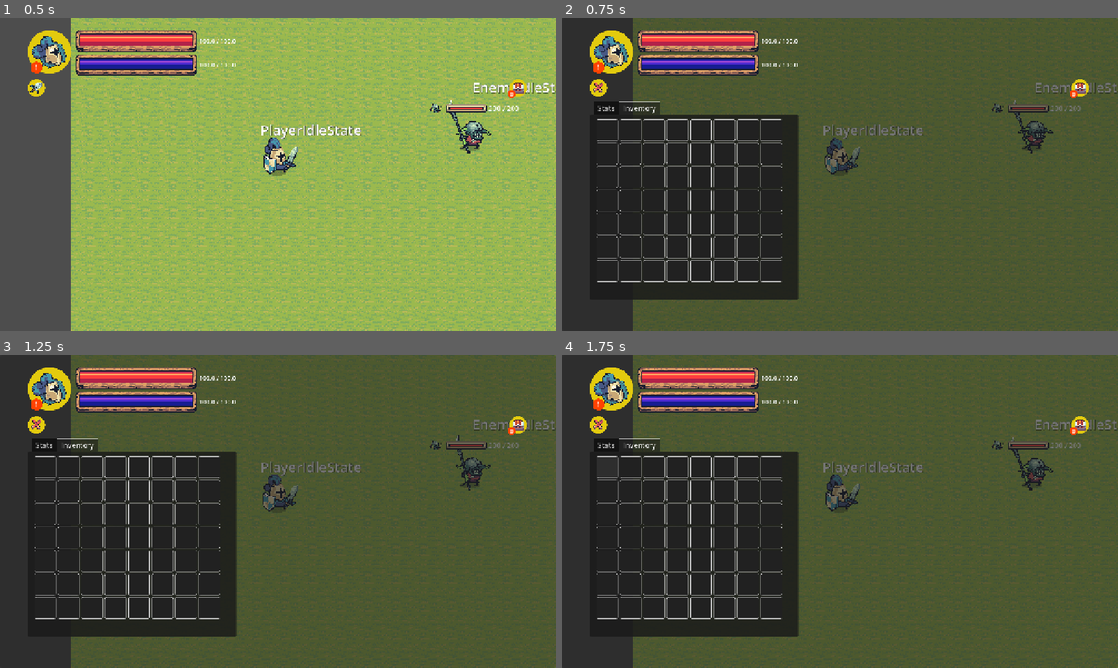
Above: before the commit, frames 1-4 (two rows, left to right).
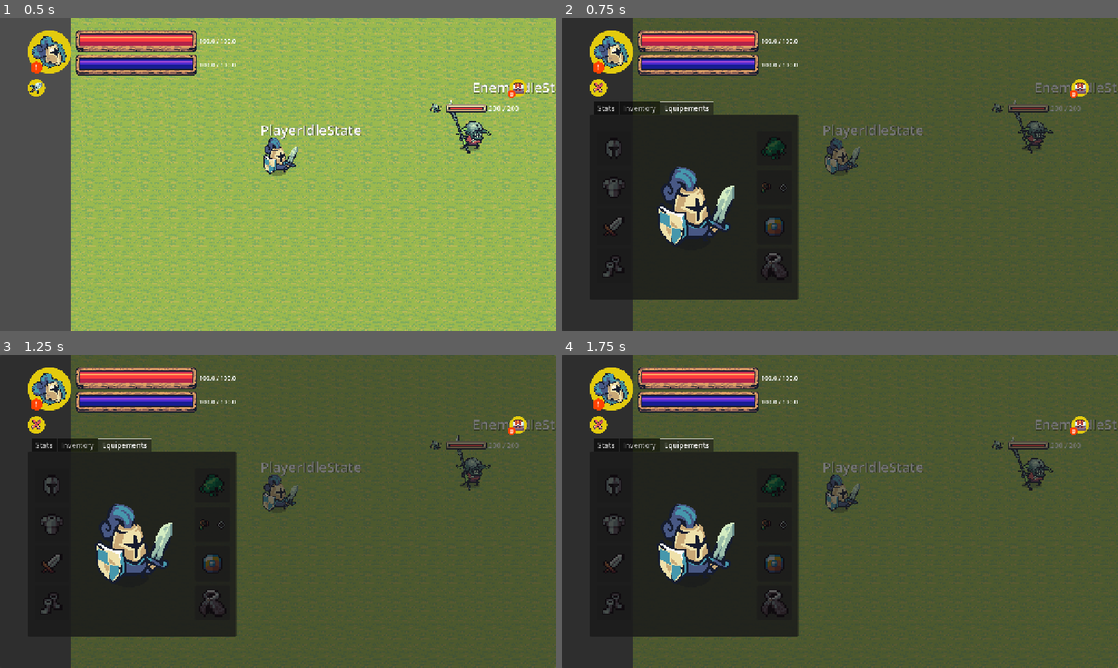
Above: after the commit, the same moments.

Repository: nidal1/rpg
Game: Godot game, scene res://scenes/world/world.tscn
The game is run twice, just before and just after one commit, with the same random seed, the same clock (stepped at 60 frames per second) and the same inputs.
Inputs (mouse positions are in pixels of both pictures, inside the frame that each line leads up to):
- Up to frame 1 (0.5 s): no input
- Up to frame 2 (0.75 s): click (600, 86) at 0.5 s
- Up to frame 3 (1.25 s): no input
- Up to frame 4 (1.75 s): click (606, 467) at 1.27 s

Frame 1 is identical in both runs. In frame 2, 4.3% of the frame differs, in the area x 6-41%, y 26-85%; in frame 3, 4.3%; in frame 4, 4.3%.

Commit message:
feat: add equipment slot assets and integrate them into in-game UI scene

Diff:
--- a/scenes/ui/in_game_ui.tscn
+++ b/scenes/ui/in_game_ui.tscn
@@ -7,9 +7,19 @@
 [ext_resource type="Texture2D" uid="uid://r5n8eacogfn3" path="res://assets/ui/UI Elements/UI Elements/Bars/CircularBar_Fill.png" id="3_8o238"]
 [ext_resource type="Texture2D" uid="uid://3blidsurekre" path="res://assets/ui/UI Elements/UI Elements/Icons/Icon_05.png" id="3_s3j3l"]
 [ext_resource type="Texture2D" uid="uid://c4np5nctdtyk8" path="res://assets/ui/UI Elements/UI Elements/Bars/BigBar_Fill_red.png" id="3_utqgd"]
+[ext_resource type="Texture2D" uid="uid://vfwxwn6nvu66" path="res://assets/ui/UI Elements/UI Elements/Icons/ui/equipement_slot_1.png" id="4_i8k7l"]
 [ext_resource type="Texture2D" uid="uid://dvaougq23uh8d" path="res://assets/ui/UI Elements/UI Elements/Icons/Icon_09.png" id="4_s3j3l"]
+[ext_resource type="Texture2D" uid="uid://djvidsc2l0pfc" path="res://assets/sprites/player/Blue Units/Warrior/Warrior.png" id="4_ulc1b"]
 [ext_resource type="Texture2D" uid="uid://ba0di8vxwt2q6" path="res://assets/ui/UI Elements/UI Elements/Bars/BigBar_Fill_blue.png" id="4_utqgd"]
+[ext_resource type="Texture2D" uid="uid://33sb8a878k66" path="res://assets/ui/UI Elements/UI Elements/Icons/ui/equipement_slot_2.png" id="5_sy304"]
 [ext_resource type="Texture2D" uid="uid://bvjae5rkkw5sd" path="res://assets/ui/UI Elements/UI Elements/Icons/fc6.png" id="5_wccuv"]
+[ext_resource type="Texture2D" uid="uid://cmjjhadk8f3jg" path="res://assets/ui/UI Elements/UI Elements/Icons/ui/equipement_slot_3.png" id="6_mexbj"]
+[ext_resource type="Texture2D" uid="uid://cuslvps177wfi" path="res://assets/ui/UI Elements/UI Elements/Icons/ui/equipement_slot_4.png" id="7_p7bhm"]
+[ext_resource type="Texture2D" uid="uid://di1mdx6626ce5" path="res://assets/ui/UI Elements/UI Elements/Icons/ui/equipement_slot_6.png" id="9_mexbj"]
+[ext_resource type="Texture2D" uid="uid://ilool20evaxa" path="res://assets/ui/UI Elements/UI Elements/Icons/ui/equipement_slot_9.png" id="9_y68uj"]
+[ext_resource type="Texture2D" uid="uid://0lud3t4ji2du" path="res://assets/ui/UI Elements/UI Elements/Icons/ui/equipement_slot_7.png" id="10_2mxn5"]
+[ext_resource type="Texture2D" uid="uid://b3y183bg8576m" path="res://assets/ui/UI Elements/UI Elements/Icons/ui/equipement_slot_5.png" id="10_p7bhm"]
+[ext_resource type="Texture2D" uid="uid://bie6mta5n5i4b" path="res://assets/ui/UI Elements/UI Elements/Icons/ui/equipement_slot_8.png" id="11_x5m13"]
 
 [sub_resource type="StyleBoxFlat" id="StyleBoxFlat_wccuv"]
 bg_color = Color(0.029506557, 0.029506557, 0.029506557, 1)
@@ -40,9 +50,10 @@
 offset_top = 192.0
 offset_right = 544.0
 offset_bottom = 648.0
-current_tab = 1
+current_tab = 2
 tab_0/title = "Stats"
 tab_1/title = "Inventory"
+tab_2/title = "Equipements"
 
 [node name="StatsPanel" type="Panel" parent="HUD/TabContainer" unique_id=651739754]
 visible = false
@@ -87,6 +98,7 @@
 text = "cancel"
 
 [node name="InventoryPanel" type="Panel" parent="HUD/TabContainer" unique_id=1015041114]
+visible = false
 layout_mode = 2
 metadata/_tab_index = 1
 metadata/_tab_name = "Inventory"
@@ -111,6 +123,209 @@
 theme_override_constants/h_separation = 4
 theme_override_constants/v_separation = 4
 columns = 8
+
+[node name="EquipementsPanel" type="Panel" parent="HUD/TabContainer" unique_id=1387920178]
+layout_mode = 2
+metadata/_tab_index = 2
+metadata/_tab_name = "Equipements"
+
+[node name="MarginContainer" type="MarginContainer" parent="HUD/TabContainer/EquipementsPanel" unique_id=274030432]
+layout_mode = 1
+anchors_preset = 15
+anchor_right = 1.0
+anchor_bottom = 1.0
+grow_horizontal = 2
+grow_vertical = 2
+theme_override_constants/margin_left = 15
+theme_override_constants/margin_top = 10
+theme_override_constants/margin_right = 15
+theme_override_constants/margin_bottom = 10
+
+[node name="HBoxContainer" type="HBoxContainer" parent="HUD/TabContainer/EquipementsPanel/MarginContainer" unique_id=1299132125]
+layout_mode = 2
+
+[node name="VBoxContainer" type="VBoxContainer" parent="HUD/TabContainer/EquipementsPanel/MarginContainer/HBoxContainer" unique_id=1246977906]
+layout_mode = 2
+size_flags_horizontal = 0
+theme_override_constants/separation = 10
+alignment = 1
+
+[node name="Panel" type="Panel" parent="HUD/TabContainer/EquipementsPanel/MarginContainer/HBoxContainer/VBoxContainer" unique_id=1862026427]
+custom_minimum_size = Vector2(80, 80)
+layout_mode = 2
+size_flags_horizontal = 0
+size_flags_vertical = 0
+
+[node name="CenterContainer" type="CenterContainer" parent="HUD/TabContainer/EquipementsPanel/MarginContainer/HBoxContainer/VBoxContainer/Panel" unique_id=1817423657]
+layout_mode = 1
+anchors_preset = 15
+anchor_right = 1.0
+anchor_bottom = 1.0
+grow_horizontal = 2
+grow_vertical = 2
+
+[node name="TextureRect" type="TextureRect" parent="HUD/TabContainer/EquipementsPanel/MarginContainer/HBoxContainer/VBoxContainer/Panel/CenterContainer" unique_id=1183163842]
+layout_mode = 2
+texture = ExtResource("4_i8k7l")
+
+[node name="Panel2" type="Panel" parent="HUD/TabContainer/EquipementsPanel/MarginContainer/HBoxContainer/VBoxContainer" unique_id=1960910398]
+custom_minimum_size = Vector2(80, 80)
+layout_mode = 2
+size_flags_horizontal = 0
+size_flags_vertical = 0
+
+[node name="CenterContainer" type="CenterContainer" parent="HUD/TabContainer/EquipementsPanel/MarginContainer/HBoxContainer/VBoxContainer/Panel2" unique_id=287910081]
+layout_mode = 1
+anchors_preset = 15
+anchor_right = 1.0
+anchor_bottom = 1.0
+grow_horizontal = 2
+grow_vertical = 2
+
+[node name="TextureRect" type="TextureRect" parent="HUD/TabContainer/EquipementsPanel/MarginContainer/HBoxContainer/VBoxContainer/Panel2/CenterContainer" unique_id=448215670]
+layout_mode = 2
+texture = ExtResource("5_sy304")
+
+[node name="Panel3" type="Panel" parent="HUD/TabContainer/EquipementsPanel/MarginContainer/HBoxContainer/VBoxContainer" unique_id=343866616]
+custom_minimum_size = Vector2(80, 80)
+layout_mode = 2
+size_flags_horizontal = 0
+size_flags_vertical = 0
+
+[node name="CenterContainer" type="CenterContainer" parent="HUD/TabContainer/EquipementsPanel/MarginContainer/HBoxContainer/VBoxContainer/Panel3" unique_id=875986375]
+layout_mode = 1
+anchors_preset = 15
+anchor_right = 1.0
+anchor_bottom = 1.0
+grow_horizontal = 2
+grow_vertical = 2
+
+[node name="TextureRect" type="TextureRect" parent="HUD/TabContainer/EquipementsPanel/MarginContainer/HBoxContainer/VBoxContainer/Panel3/CenterContainer" unique_id=745992978]
+layout_mode = 2
+texture = ExtResource("6_mexbj")
+
+[node name="Panel4" type="Panel" parent="HUD/TabContainer/EquipementsPanel/MarginContainer/HBoxContainer/VBoxContainer" unique_id=937009933]
+custom_minimum_size = Vector2(80, 80)
+layout_mode = 2
+size_flags_horizontal = 0
+size_flags_vertical = 0
+
+[node name="CenterContainer" type="CenterContainer" parent="HUD/TabContainer/EquipementsPanel/MarginContainer/HBoxContainer/VBoxContainer/Panel4" unique_id=2021591638]
+layout_mode = 1
+anchors_preset = 15
+anchor_right = 1.0
+anchor_bottom = 1.0
+grow_horizontal = 2
+grow_vertical = 2
+
+[node name="TextureRect" type="TextureRect" parent="HUD/TabContainer/EquipementsPanel/MarginContainer/HBoxContainer/VBoxContainer/Panel4/CenterContainer" unique_id=297813764]
+layout_mode = 2
+texture = ExtResource("7_p7bhm")
+
+[node name="CenterContainer" type="CenterContainer" parent="HUD/TabContainer/EquipementsPanel/MarginContainer/HBoxContainer" unique_id=712566337]
+layout_mode = 2
+size_flags_horizontal = 3
+
+[node name="TextureRect" type="TextureRect" parent="HUD/TabContainer/EquipementsPanel/MarginContainer/HBoxContainer/CenterContainer" unique_id=1362067185]
+custom_minimum_size = Vector2(0, 200)
+layout_mode = 2
+texture = ExtResource("4_ulc1b")
+expand_mode = 3
+stretch_mode = 4
+
+[node name="VBoxContainer2" type="VBoxContainer" parent="HUD/TabContainer/EquipementsPanel/MarginContainer/HBoxContainer" unique_id=1496058745]
+layout_mode = 2
+size_flags_horizontal = 0
+theme_override_constants/separation = 10
+alignment = 1
+
+[node name="Panel" type="Panel" parent="HUD/TabContainer/EquipementsPanel/MarginContainer/HBoxContainer/VBoxContainer2" unique_id=1443442505]
+custom_minimum_size = Vector2(80, 80)
+layout_mode = 2
+size_flags_horizontal = 0
+size_flags_vertical = 0
+
+[node name="CenterContainer" type="CenterContainer" parent="HUD/TabContainer/EquipementsPanel/MarginContainer/HBoxContainer/VBoxContainer2/Panel" unique_id=1177574803]
+layout_mode = 1
+anchors_preset = 15
+anchor_right = 1.0
+anchor_bottom = 1.0
+grow_horizontal = 2
+grow_vertical = 2
+
+[node name="TextureRect" type="TextureRect" parent="HUD/TabContainer/EquipementsPanel/MarginContainer/HBoxContainer/VBoxContainer2/Panel/CenterContainer" unique_id=319706557]
+layout_mode = 2
+texture = ExtResource("9_y68uj")
+
+[node name="Panel2" type="Panel" parent="HUD/TabContainer/EquipementsPanel/MarginContainer/HBoxContainer/VBoxContainer2" unique_id=630027172]
+custom_minimum_size = Vector2(80, 80)
+layout_mode = 2
+size_flags_horizontal = 0
+size_flags_vertical = 0
+
+[node name="HBoxContainer" type="HBoxContainer" parent="HUD/TabContainer/EquipementsPanel/MarginContainer/HBoxContainer/VBoxContainer2/Panel2" unique_id=678764799]
+layout_mode = 1
+anchors_preset = 15
+anchor_right = 1.0
+anchor_bottom = 1.0
+grow_horizontal = 2
+grow_vertical = 2
+
+[node name="CenterContainer" type="CenterContainer" parent="HUD/TabContainer/EquipementsPanel/MarginContainer/HBoxContainer/VBoxContainer2/Panel2/HBoxContainer" unique_id=1360823972]
+layout_mode = 2
+size_flags_horizontal = 3
+
+[node name="TextureRect" type="TextureRect" parent="HUD/TabContainer/EquipementsPanel/MarginContainer/HBoxContainer/VBoxContainer2/Panel2/HBoxContainer/CenterContainer" unique_id=345351296]
+custom_minimum_size = Vector2(32, 32)
+layout_mode = 2
+texture = ExtResource("10_2mxn5")
+expand_mode = 1
+
+[node name="CenterContainer2" type="CenterContainer" parent="HUD/TabContainer/EquipementsPanel/MarginContainer/HBoxContainer/VBoxContainer2/Panel2/HBoxContainer" unique_id=1269897276]
+layout_mode = 2
+size_flags_horizontal = 3
+
+[node name="TextureRect" type="TextureRect" parent="HUD/TabContainer/EquipementsPanel/MarginContainer/HBoxContainer/VBoxContainer2/Panel2/HBoxContainer/CenterContainer2" unique_id=57585116]
+custom_minimum_size = Vector2(32, 32)
+layout_mode = 2
+texture = ExtResource("11_x5m13")
+expand_mode = 1
+
+[node name="Panel3" type="Panel" parent="HUD/TabContainer/EquipementsPanel/MarginContainer/HBoxContainer/VBoxContainer2" unique_id=906224035]
+custom_minimum_size = Vector2(80, 80)
+layout_mode = 2
+size_flags_horizontal = 0
+size_flags_vertical = 0
+
+[node name="CenterContainer" type="CenterContainer" parent="HUD/TabContainer/EquipementsPanel/MarginContainer/HBoxContainer/VBoxContainer2/Panel3" unique_id=486960726]
+layout_mode = 1
+anchors_preset = 15
+anchor_right = 1.0
+anchor_bottom = 1.0
+grow_horizontal = 2
+grow_vertical = 2
+
+[node name="TextureRect" type="TextureRect" parent="HUD/TabContainer/EquipementsPanel/MarginContainer/HBoxContainer/VBoxContainer2/Panel3/CenterContainer" unique_id=948232240]
+layout_mode = 2
+texture = ExtResource("9_mexbj")
+
+[node name="Panel4" type="Panel" parent="HUD/TabContainer/EquipementsPanel/MarginContainer/HBoxContainer/VBoxContainer2" unique_id=1016539435]
+custom_minimum_size = Vector2(80, 80)
+layout_mode = 2
+size_flags_horizontal = 0
+size_flags_vertical = 0
+
+[node name="CenterContainer" type="CenterContainer" parent="HUD/TabContainer/EquipementsPanel/MarginContainer/HBoxContainer/VBoxContainer2/Panel4" unique_id=1241238692]
+layout_mode = 1
+anchors_preset = 15
+anchor_right = 1.0
+anchor_bottom = 1.0
+grow_horizontal = 2
+grow_vertical = 2
+
+[node name="TextureRect" type="TextureRect" parent="HUD/TabContainer/EquipementsPanel/MarginContainer/HBoxContainer/VBoxContainer2/Panel4/CenterContainer" unique_id=569993720]
+layout_mode = 2
+texture = ExtResource("10_p7bhm")
 
 [node name="Control" type="Control" parent="." unique_id=1386049986]
 layout_mode = 1
Binary file added: assets/sprites/player/Blue Units/Archer/Archer.png
Not shown, added: assets/sprites/player/Blue Units/Archer/Archer.png.import
Binary file added: assets/sprites/player/Blue Units/Monk/Monk.png
Not shown, added: assets/sprites/player/Blue Units/Monk/Monk.png.import
Binary file added: assets/sprites/player/Blue Units/Warrior/Warrior.png
Not shown, added: assets/sprites/player/Blue Units/Warrior/Warrior.png.import
Binary file added: assets/ui/UI Elements/UI Elements/Icons/ui/equipement_slot_1.png
Not shown, added: assets/ui/UI Elements/UI Elements/Icons/ui/equipement_slot_1.png.import
Binary file added: assets/ui/UI Elements/UI Elements/Icons/ui/equipement_slot_2.png
Not shown, added: assets/ui/UI Elements/UI Elements/Icons/ui/equipement_slot_2.png.import
Binary file added: assets/ui/UI Elements/UI Elements/Icons/ui/equipement_slot_3.png
Not shown, added: assets/ui/UI Elements/UI Elements/Icons/ui/equipement_slot_3.png.import
(and 12 more such lines)
